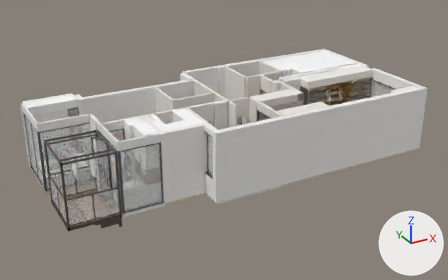
Two versions of the glTF model models/2F.glb, one commit apart.
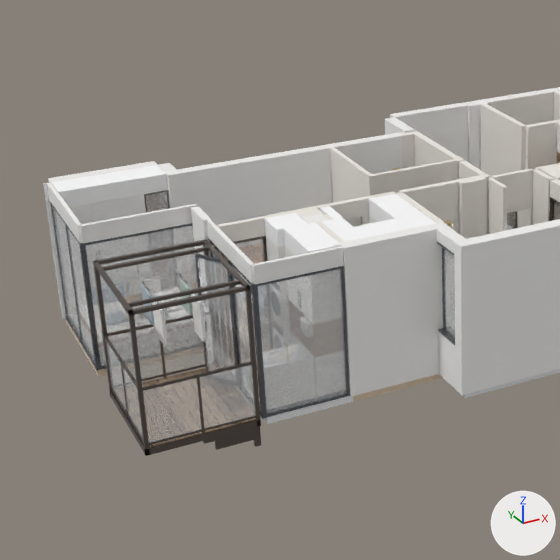
Old and new are each drawn whole from a camera (50 mm lens) standing at (-13.2, -23.59, 14.84) and looking at (-1.33, -1.99, 4.04) and again close up on the part from 0% to 58% of the width and 6% to 100% of the height. Every picture has the same lights, and +X, +Y and +Z are marked at lower right. The last two pictures show the newer version. Vertices at exactly the same position are counted once.

The first close-up shows '2F_ChildTatami_SoffitBatch_M24', '2F_ChildWIC_Soffit_Batch_M24', '2F_Door_SW_Balcony_Leaf_Glass', '2F_SW_Utility_SoffitBatch_M24', '2F_Slab_Batch_M1', '2F_SteelBalcony_Batch_M2', '2F_SteelBalcony_Batch_M7', '2F_Walls_Manifold_Batch_M2', '2F_Walls_Manifold_Batch_M3', '2F_Walls_Manifold_Batch_M3.001', '2F_Walls_Manifold_Batch_M4', '2F_Walls_Manifold_Batch_M5' and 35 more.
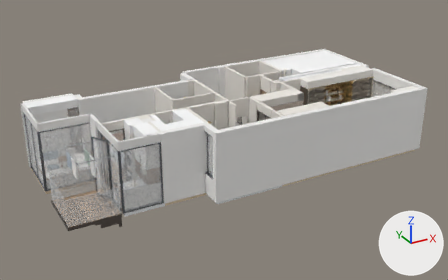
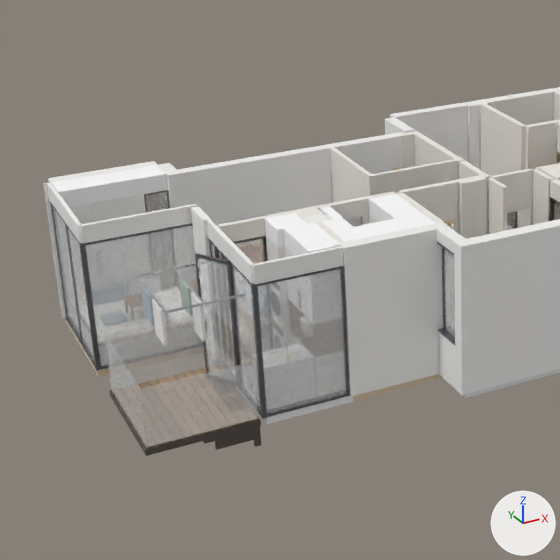
The change, as a diff of the scene's bpy script:
```diff
--- a/models/2F.glb.py
+++ b/models/2F.glb.py
@@ me_2f_steelbalcony_batch_m7 @@
 # used by ob_2f_steelbalcony_batch_m7; location = (0.0, 0.0, 0.0)
-me_2f_steelbalcony_batch_m7.from_pydata(...)  # 250 vertices, 432 faces; spans x -8.98..-6.99, y -4.58..-2.32, z 2.74..5.78
+me_2f_steelbalcony_batch_m7.from_pydata(...)  # 122 vertices, 204 faces; spans x -8.98..-6.99, y -4.58..-2.32, z 2.74..3.28
+# me_2f_steelbalcony_batch_m7 part 1: 11 loose pieces with 88 vertices, spanning x -8.97..-7.06, y -4.57..-2.34, z 3.3..5.77, are deleted
+# me_2f_steelbalcony_batch_m7 part 2
+# 40 vertices are removed from x -8.98..-6.99, y -4.58..-2.32, z 3.16..5.78
+# 96 faces are deleted
 me_2f_steelbalcony_batch_m7.materials.append(mat_stair_bronze_iron)
```

Changed parts and their boxes [x1, y1, x2, y2] in the close-ups (560 x 560 px):
'2F_SteelBalcony_Batch_M7', reshaped (9% narrower, 60% shorter)
    before: [93, 239, 261, 456]
    after: [109, 369, 261, 456]
part 1 of me_2f_steelbalcony_batch_m7, deleted
    before: [102, 246, 256, 445]
part 2 of me_2f_steelbalcony_batch_m7, deleted
    before: [93, 239, 261, 455]
